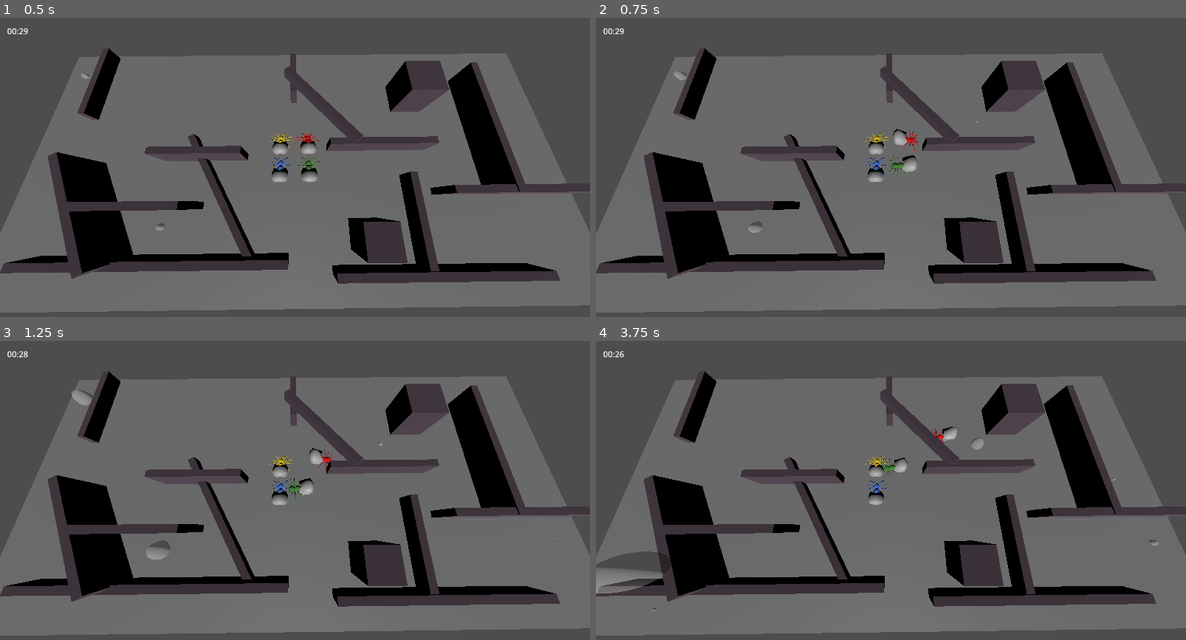
Above: before the commit, frames 1-4 (two rows, left to right).
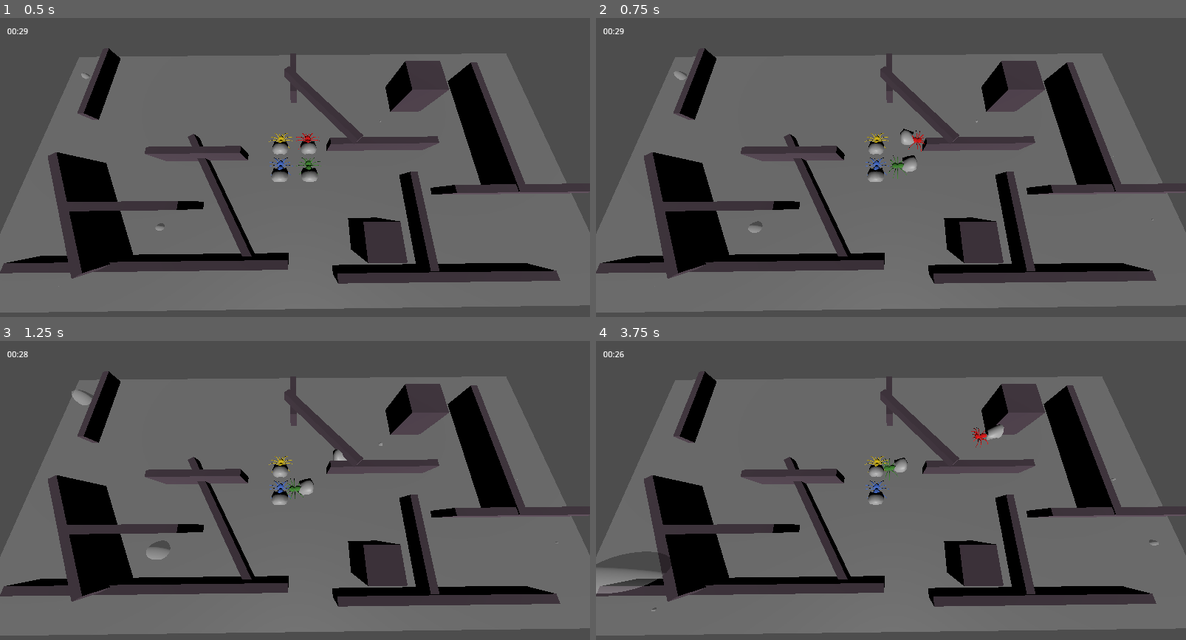
Above: after the commit, the same moments.

Repository: justfordoener/ggj_2025
Game: Godot game, scene res://scenes/level_test.tscn
The game is run twice, just before and just after one commit, with the same random seed, the same clock (stepped at 60 frames per second) and the same inputs.
Inputs:
- Up to frame 1 (0.5 s): no input
- Up to frame 2 (0.75 s): tap Enter at 0.5 s; hold D (move_right) from 0.53 s (still down); hold F from 0.53 s (still down)
- Up to frame 3 (1.25 s): keep holding D (move_right); keep holding F
- Up to frame 4 (3.75 s): release D (move_right) at 1.28 s; release F at 1.28 s; hold S (move_down) 1.28-2.03 s; tap H at 1.35 s; hold D (move_right) 2.03-2.78 s; hold T 2.03-2.78 s; hold W (move_up) 2.78-3.53 s; tap G at 2.85 s; hold A (move_left) from 3.53 s (still down); hold F from 3.53 s (still down)

Frame 1 is identical in both runs. In frame 2, 0.2% of the frame differs, in the area x 50-56%, y 37-45%; in frame 3, 0.2%; in frame 4, 0.3%, in the area x 56-70%, y 27-37%.

Commit message:
spider speed included

Diff:
--- a/scenes/level_test.tscn
+++ b/scenes/level_test.tscn
@@ -71,7 +71,7 @@
 [node name="spider1" parent="spiders" instance=ExtResource("2_cnn5f")]
 transform = Transform3D(0.2, 0, 0, 0, 0.2, 0, 0, 0, 0.2, 0.4, 0.1, -0.4)
 collision_layer = 1
-speed = 1.0
+speed = 2
 lose_air_rate = 0.5
 
 [node name="spider2" parent="spiders" instance=ExtResource("4_m6k3c")]
--- a/scripts/spider.gd
+++ b/scripts/spider.gd
@@ -2,7 +2,7 @@
 
 extends CharacterBody3D
 
-@export var speed = 0.5
+@export var speed = 1
 @export var rotation_speed = 1
 @export var look_around_speed = 0.5
 @export var lose_air_rate = 0.7
@@ -62,7 +62,7 @@
 	#position += direction * speed * delta
 	if direction != Vector3.ZERO:
 		look_at(global_position + direction, Vector3.UP)
-		velocity = direction
+		velocity = direction * speed
 	else:
 		velocity = Vector3.ZERO
 	#rotate_object_local(Vector3(0,1,0), delta * look_around_speed)
